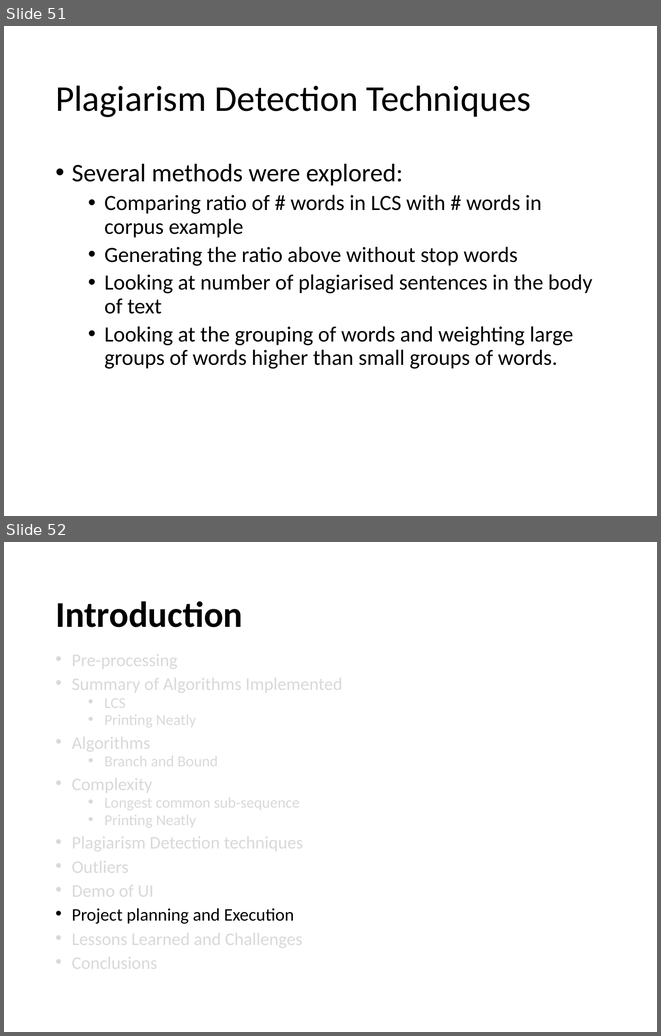
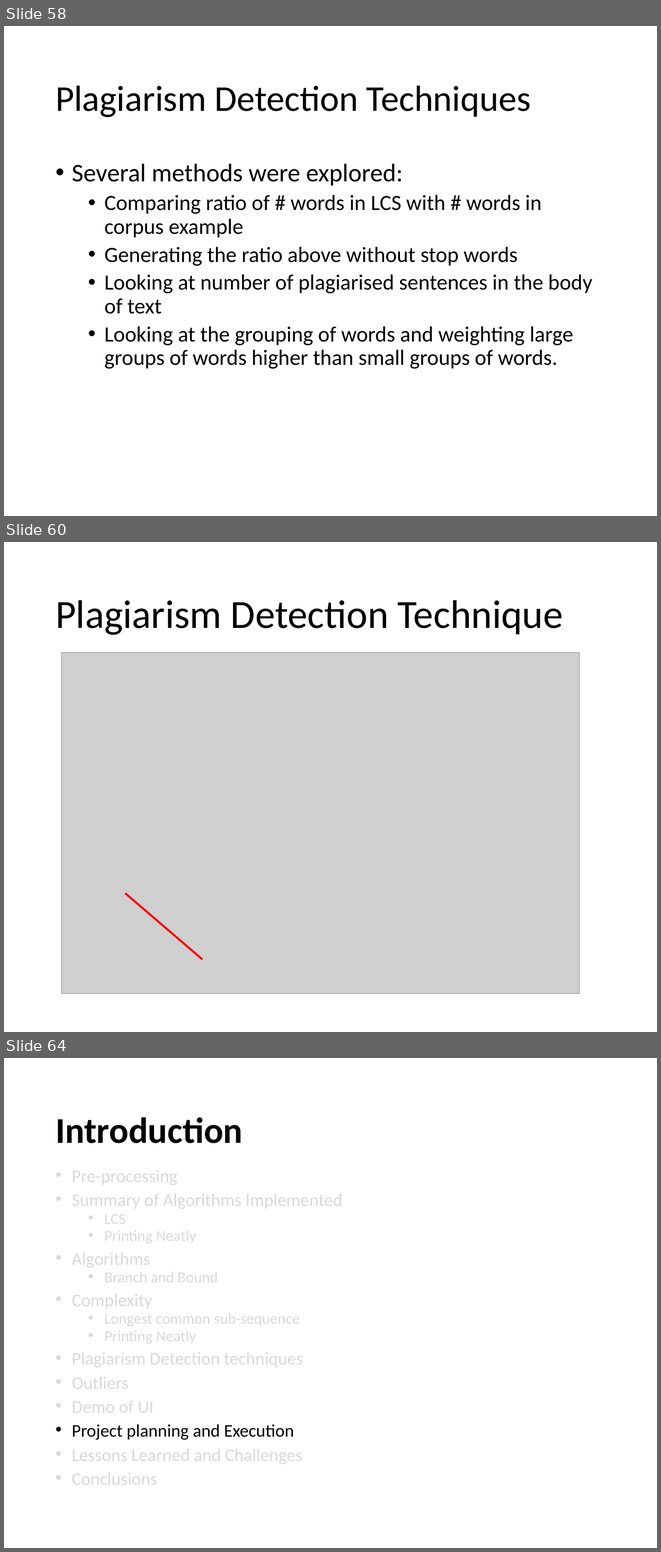
Before and after one commit to edbeeching/AA_LCS_Project, a slide deck: Presentation_v1.pptx. Shown one above the other, each under a label of ours: slides 51 and 52 before the commit, slides 58, 60 and 64 after it; the slides between them are not shown. The pictures are 661x1036 and 661x1552 pixels, drawn with LibreOffice and Linux fonts; fonts in the diff are those of the drawing; grey boxes stand for pictures. Boxes give left, top, right and bottom in pixels: in the first picture for what was removed or moved away, otherwise in the second. Text is boxed around its words. In the diff, an @@ line names an element or a change of style, - is before the commit and + after.

```diff
--- a/Presentation_v1.pptx
+++ b/Presentation_v1.pptx
@@ slide 60 added at (4, 542, 657, 1032), background #FFFFFF @@
@@ title added at (55, 600, 563, 635), 44 pt, text #000000 @@
+Plagiarism Detection Technique
@@ picture added at (61, 652, 579, 993) @@
@@ line added from (125, 893) to (203, 959), #FF0000 2.25 pt @@
@@ what was slide 51 is now slide 58 @@
@@ what was slide 52 is now slide 64 @@
```
Also in this commit, not shown: 10 slides changed, 13 other slides added, 2 slides removed, 59 other files.
